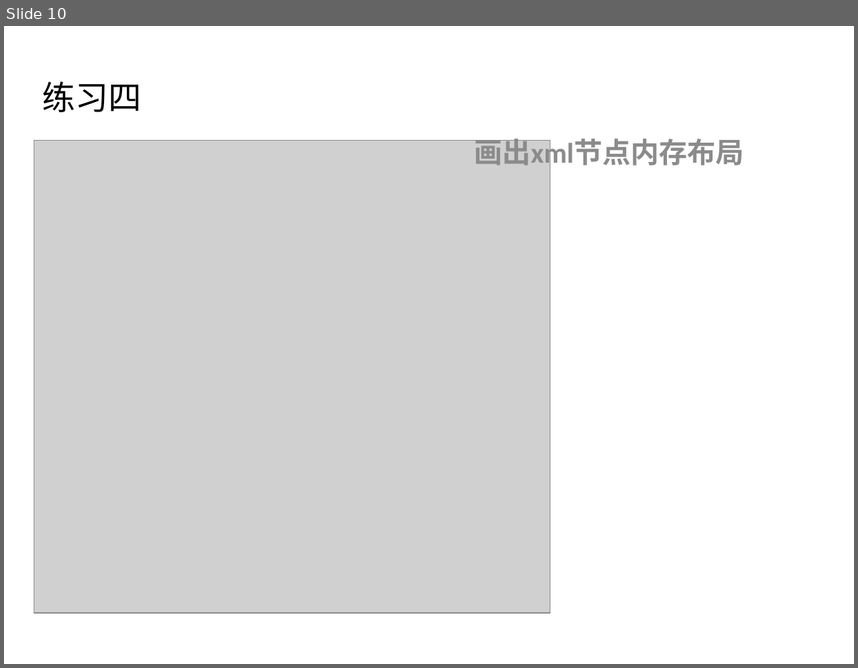
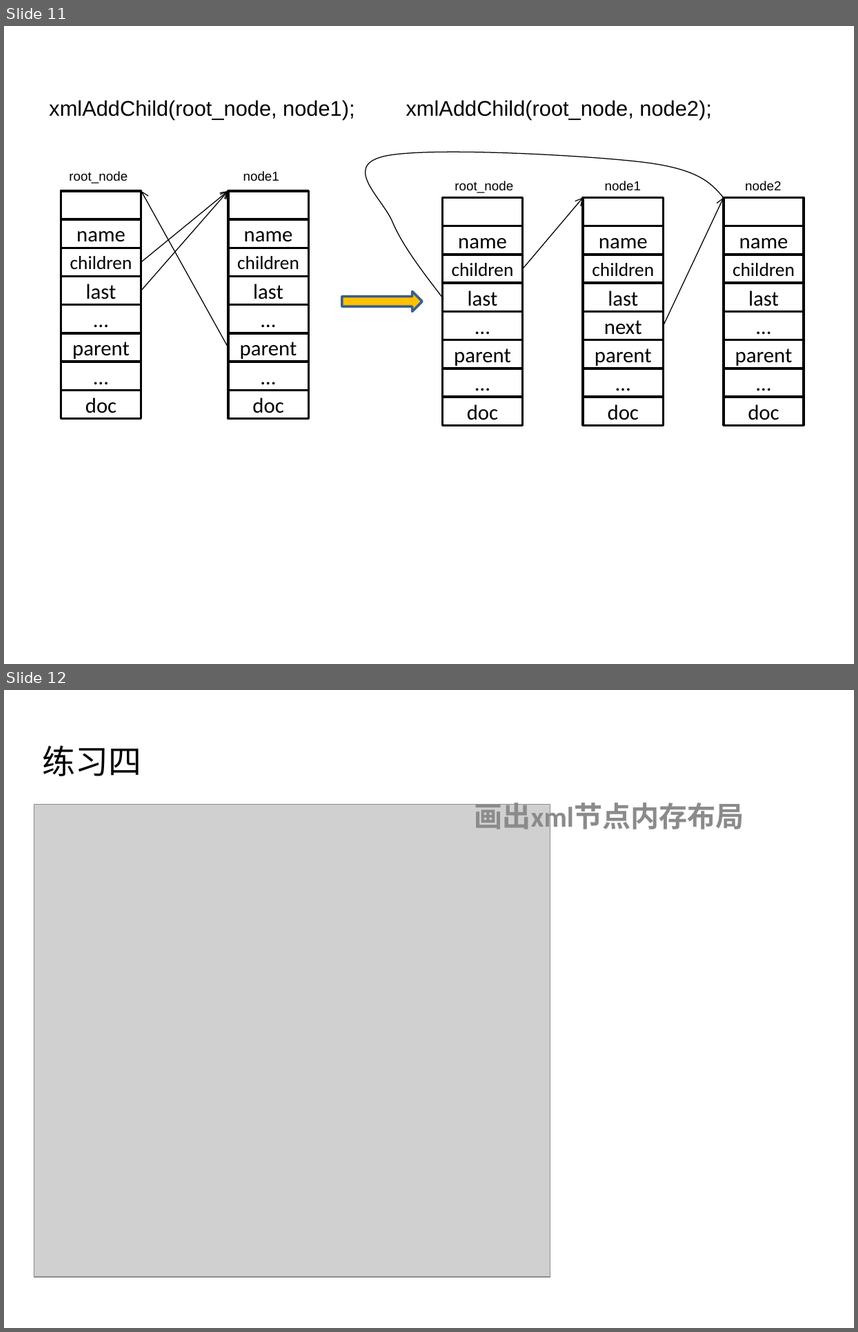
Before and after one commit to mir1128/GDBTraining, a slide deck: session2/Debugging Workshop 2.pptx. Shown one above the other, each under a label of ours: slide 10 before the commit, slides 11 and 12 after it. The pictures are 858x668 and 858x1332 pixels, drawn with LibreOffice and Linux fonts; fonts in the diff are those of the drawing; grey boxes stand for pictures. Boxes give left, top, right and bottom in pixels: in the first picture for what was removed or moved away, otherwise in the second. Text is boxed around its words. In the diff, an @@ line names an element or a change of style, - is before the commit and + after.

Commit message:
modify pptx

```diff
--- a/session2/Debugging Workshop 2.pptx
+++ b/session2/Debugging Workshop 2.pptx
@@ slide 11 added at bbox=[4, 26, 854, 664], background #FFFFFF @@
@@ text added at bbox=[49, 100, 355, 119], 18 pt, text #000000 @@
+xmlAddChild(root_node, node1);
@@ text added at bbox=[406, 100, 711, 119], 18 pt, text #000000 @@
+xmlAddChild(root_node, node2);
@@ freeform shape added at bbox=[342, 147, 723, 299], outline #000000 0.75 pt @@
@@ text added at bbox=[69, 171, 128, 183], 11 pt, text #000000 @@
+root_node
@@ arrow added from (141, 262) to (228, 191), #000000 0.75 pt @@
@@ arrow added from (141, 290) to (228, 191), #000000 0.75 pt @@
@@ arrow added from (228, 348) to (141, 191), #000000 0.75 pt @@
@@ text added at bbox=[243, 171, 279, 181], 11 pt, text #000000 @@
+node1
@@ text added at bbox=[455, 181, 513, 193], 11 pt, text #000000 @@
+root_node
@@ text added at bbox=[605, 181, 641, 191], 11 pt, text #000000 @@
+node1
@@ text added at bbox=[745, 181, 781, 191], 11 pt, text #000000 @@
+node2
@@ arrow added from (523, 268) to (583, 198), #000000 0.75 pt @@
@@ arrow added from (664, 325) to (723, 198), #000000 0.75 pt @@
@@ right arrow added at bbox=[342, 291, 422, 312], fill #FFC000, outline #3A5F8C 2 pt @@
@@ group added at bbox=[61, 191, 141, 418]: 8 rectangles @@
+name
+children
+last
+…
+parent
+…
+doc
@@ group added at bbox=[228, 191, 308, 418]: 8 rectangles @@
+name
+children
+last
+…
+parent
+…
+doc
@@ group added at bbox=[443, 198, 523, 425]: 8 rectangles @@
+name
+children
+last
+…
+parent
+…
+doc
@@ group added at bbox=[583, 198, 663, 425]: 8 rectangles @@
+name
+children
+last
+next
+parent
+…
+doc
@@ group added at bbox=[723, 198, 803, 425]: 8 rectangles @@
+name
+children
+last
+…
+parent
+…
+doc
@@ what was slide 10 is now slide 12 @@
```
Also in this commit, not shown: 1 other slide added.
